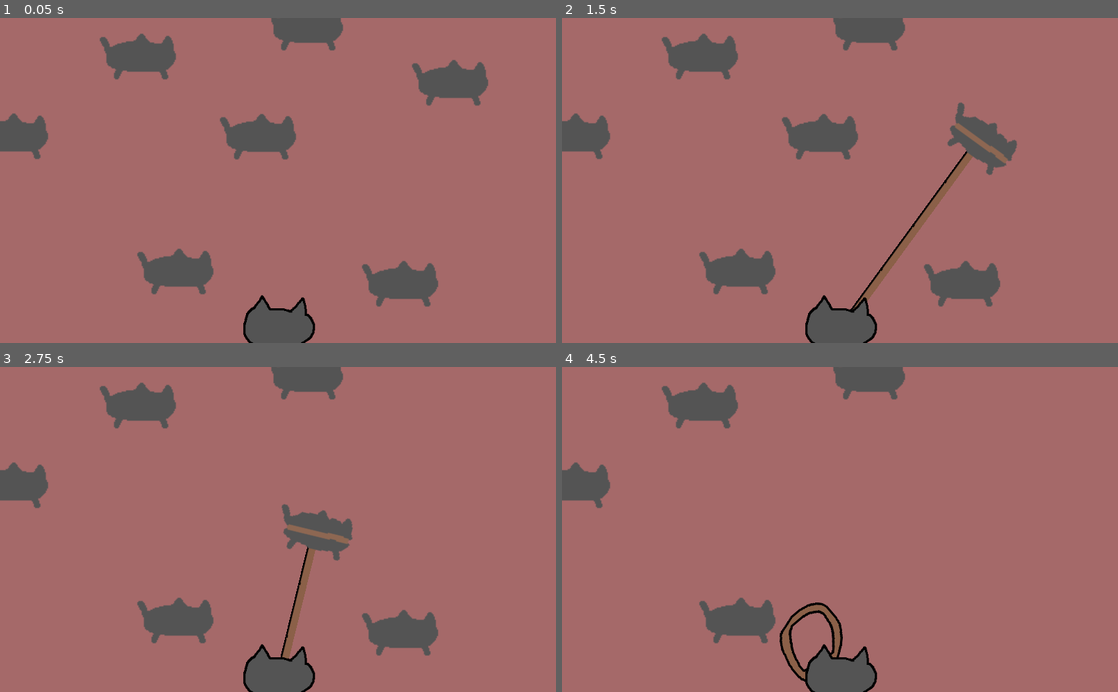
Above: before the commit, frames 1-4 (two rows, left to right).
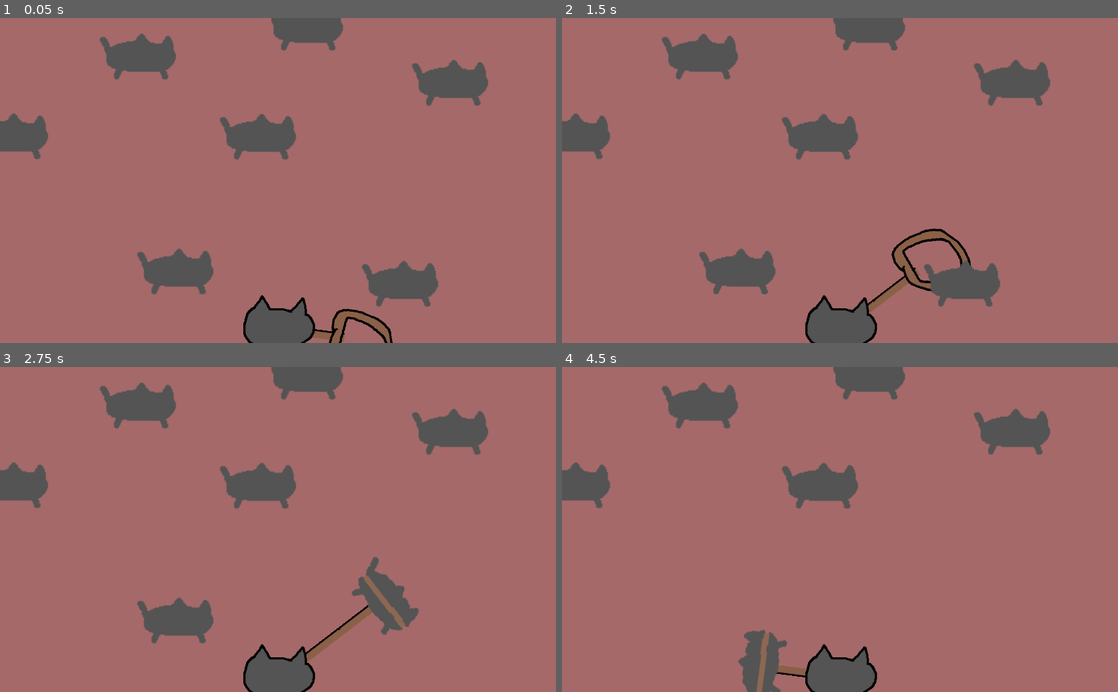
Above: after the commit, the same moments.

Repository: metcalf-putnam/purrposeful_jam_2020
Game: Godot game, scene res://root.tscn
Same seed, same stepped clock (60 frames per second), same inputs: the game is played once before the commit and once after it. Sound files missing from this copy of the repository are replaced by a short silence.
Inputs (mouse positions are in pixels of both pictures, inside the frame that each line leads up to):
- Up to frame 1 (0.05 s): no input
- Up to frame 2 (1.5 s): tap Enter at 0.5 s; move the mouse to (962, 164) at 0.52 s; click (962, 164) at 0.67 s; move the mouse to (728, 196) at 1.27 s; click (728, 196) at 1.42 s
- Up to frame 3 (2.75 s): move the mouse to (333, 458) at 2.02 s; click (333, 458) at 2.17 s
- Up to frame 4 (4.5 s): move the mouse to (812, 594) at 2.77 s; click (812, 594) at 2.92 s; move the mouse to (1006, 578) at 3.52 s; click (1006, 578) at 3.67 s; move the mouse to (673, 480) at 4.27 s; click (673, 480) at 4.42 s

The runs differ from the first frame. In frame 1, 0.7% of the frame differs, in the area x 56-71%, y 89-100%; in frame 2, 4.1%; in frame 3, 6.4%, in the area x 39-88%, y 12-91%; in frame 4, 5.4%.

Commit message:
spinning lasso implemented

Diff:
--- a/kitten/kitten.gd
+++ b/kitten/kitten.gd
@@ -7,12 +7,11 @@
 	if caught:
 		return
 	if body.is_in_group("lasso"):
-		caught = true
-		get_lassoed()
 		body.lasso(self)
 
 
 func get_lassoed():
+	caught = true
 	$Sprite.texture = load("res://prog_art/lassoed_kitten.png")
 	$Mew.play()
 	$AnimationPlayer.play("caught")
--- a/lasso/lasso.gd
+++ b/lasso/lasso.gd
@@ -3,12 +3,14 @@
 onready var rope = $Rope		# A slightly easier reference to the links
 var direction := Vector2(0,0)	# The direction in which the chain was shot
 var tip := Vector2(0,0)
-var buffer_length := 15.0
+var buffer_length := 5
+var spinning_offset = 125
+export var rotation_speed = PI*5/4
 
-const SPEED = 14	# The speed with which the chain moves
-const RETRACTION_ADJUSTMENT = 0.75
+const SPEED = 14	# The speed with which the lasso moves
+const RETRACTION_ADJUSTMENT = 0.75 # Slower coming back
 
-enum State{FLYING, HOOKED, INACTIVE, RETRACTING}
+enum State{FLYING, HOOKED, INACTIVE, RETRACTING, SPINNING}
 var state = State.INACTIVE
 
 var lassoed_kitten
@@ -18,54 +20,79 @@
 
 
 func _ready():
+	state = State.SPINNING
 	viewport = get_viewport_rect().size
 	EventHub.connect("kitten_capture_complete", self, "_on_kitten_capture_complete")
 
 
 # shoot() shoots the chain in a given direction
-func shoot(dir: Vector2) -> void:
-	if state != State.INACTIVE:
+func shoot() -> void:
+	if state != State.SPINNING:
+		return
+
+	if rotation_degrees < 180:
 		return
 	$Throw.play()
 	$Tip/Loop.visible = true
 	state = State.FLYING
-	tip = self.global_position
-	direction = dir.normalized()
+	direction = Vector2(cos(rotation), sin(rotation))
 
 
-# release() the chain
+func spin():
+	state = State.SPINNING
+	$Tip/Loop.visible = true
+
+
 func release() -> void:
 	state = State.INACTIVE
 
 
+func is_in_bounds() -> bool:
+	if tip.y >= viewport.y - buffer_length or tip.y <= buffer_length:
+		return false
+	if tip.x >= viewport.x - buffer_length or tip.x <= buffer_length:
+		return false
+	return true
+
 # Every graphics frame we update the visuals
-func _process(_delta: float) -> void:
-	if state == State.INACTIVE:
-		self.visible = false
-		$Tip/Loop.visible = true # reset so visible next time we shoot
-		return
+func _process(delta: float) -> void:
+	var tip_loc
+
+	match state:
+		State.INACTIVE:
+			self.visible = false
+			return
+		State.FLYING:
+			if !is_in_bounds():
+				state = State.RETRACTING
+		State.RETRACTING:
+			tip_loc = to_local(tip)
+			if !is_in_bounds() and tip_loc.length() < spinning_offset:
+				if lassoed_kitten:
+					emit_signal("kitten_detained", lassoed_kitten)
+					lassoed_kitten = null
+				spin()
+		State.SPINNING:
+			rotation += rotation_speed * delta
+			rotation = fmod(rotation, 2 * PI)
+
+	# Draw the rope connected to the loop
 	self.visible = true
-	if tip.x >= viewport.x - buffer_length or tip.x <= buffer_length:
-		state = State.RETRACTING
-	if tip.y >= viewport.y - buffer_length or tip.y <= buffer_length:
-		state = State.RETRACTING
-	var tip_loc = to_local(tip)	# Easier to work in local coordinates
+	tip_loc = to_local(tip)	# Easier to work in local coordinates
 	# We rotate the links (= chain) and the tip to fit on the line between self.position (= origin = player.position) and the tip
 	rope.rotation = self.position.angle_to_point(tip_loc) - deg2rad(90)
 	$Tip.rotation = self.position.angle_to_point(tip_loc) - deg2rad(90)
 	rope.position = tip_loc
 	rope.region_rect.size.y = tip_loc.length()
-	if tip_loc.length() < buffer_length and state != State.FLYING:
-		if lassoed_kitten:
-			emit_signal("kitten_detained", lassoed_kitten)
-			lassoed_kitten = null
-			$Tip.free_to_grab = true
-		release()
 
 
 func _physics_process(_delta: float) -> void:
-	$Tip.global_position = tip	# The player might have moved and thus updated the position of the tip -> reset it
+	#$Tip.global_position = tip	# The player might have moved and thus updated the position of the tip -> reset it
+
 	match state:
+		State.SPINNING:
+			$Tip.position.x = spinning_offset
+			$Tip.position.y = 0
 		State.FLYING:
 		# `if move_and_collide()` always moves, but returns true if we did collide
 			$Tip.move_and_collide(direction * SPEED)
@@ -75,11 +102,19 @@
 	tip = $Tip.global_position	# set `tip` as starting position for next frame
 
 
-func _on_Tip_caught_kitten(kitten):
+func _on_kitten_capture_complete():
+	state = State.RETRACTING
+
+
+func _on_Tip_kitten_detected(kitten):
+	if state != State.FLYING and state != State.RETRACTING:
+		return
+	if lassoed_kitten:
+		return
+	kitten.get_parent().call_deferred("remove_child", kitten)
+	$Tip.call_deferred("add_child", kitten)
+	kitten.get_lassoed()
+	kitten.position = $Tip/Loop.position
 	lassoed_kitten = kitten
 	state = State.HOOKED
 	$Tip/Loop.visible = false
-
-
-func _on_kitten_capture_complete():
-	state = State.RETRACTING
--- a/lasso/lasso.tscn
+++ b/lasso/lasso.tscn
@@ -21,6 +21,11 @@
 region_enabled = true
 region_rect = Rect2( 0, 0, 16, 250 )
 
+[node name="Throw" type="AudioStreamPlayer" parent="."]
+stream = ExtResource( 6 )
+
+[node name="Swing" type="AudioStreamPlayer" parent="."]
+
 [node name="Tip" type="KinematicBody2D" parent="." groups=[
 "lasso",
 ]]
@@ -32,7 +37,7 @@
 position = Vector2( 0, 0.5 )
 rotation = 3.14159
 texture = ExtResource( 2 )
-offset = Vector2( 0, 25 )
+offset = Vector2( 0, 22 )
 
 [node name="CollisionShape2D" type="CollisionShape2D" parent="Tip"]
 position = Vector2( 1.49333, -33.433 )
@@ -42,9 +47,4 @@
 visible = false
 scale = Vector2( 1.4, 1.4 )
 texture = ExtResource( 4 )
-
-[node name="Throw" type="AudioStreamPlayer" parent="."]
-stream = ExtResource( 6 )
-
-[node name="Swing" type="AudioStreamPlayer" parent="."]
-[connection signal="caught_kitten" from="Tip" to="." method="_on_Tip_caught_kitten"]
+[connection signal="kitten_detected" from="Tip" to="." method="_on_Tip_kitten_detected"]
--- a/lasso/tip.gd
+++ b/lasso/tip.gd
@@ -1,13 +1,6 @@
 extends KinematicBody2D
-signal caught_kitten
-var free_to_grab = true
+signal kitten_detected
 
 
 func lasso(kitten : Area2D):
-	if !free_to_grab:
-		return
-	free_to_grab = false
-	emit_signal("caught_kitten", kitten)
-	kitten.get_parent().call_deferred("remove_child", kitten)
-	call_deferred("add_child", kitten)
-	kitten.position = $Loop.position
+	emit_signal("kitten_detected", kitten)
--- a/player/player.gd
+++ b/player/player.gd
@@ -4,7 +4,7 @@
 func _unhandled_input(event: InputEvent) -> void:
 	if event is InputEventMouseButton:
 		if event.pressed:
-			$Lasso.shoot(event.position - global_position)
+			$Lasso.shoot()
 
 
 func _on_Lasso_kitten_detained(kitten):
--- a/project.godot
+++ b/project.godot
@@ -23,6 +23,11 @@
 
 EventHub="*res://event_hub.gd"
 
+[debug]
+
+gdscript/warnings/unused_signal=false
+gdscript/warnings/return_value_discarded=false
+
 [display]
 
 window/stretch/mode="2d"
